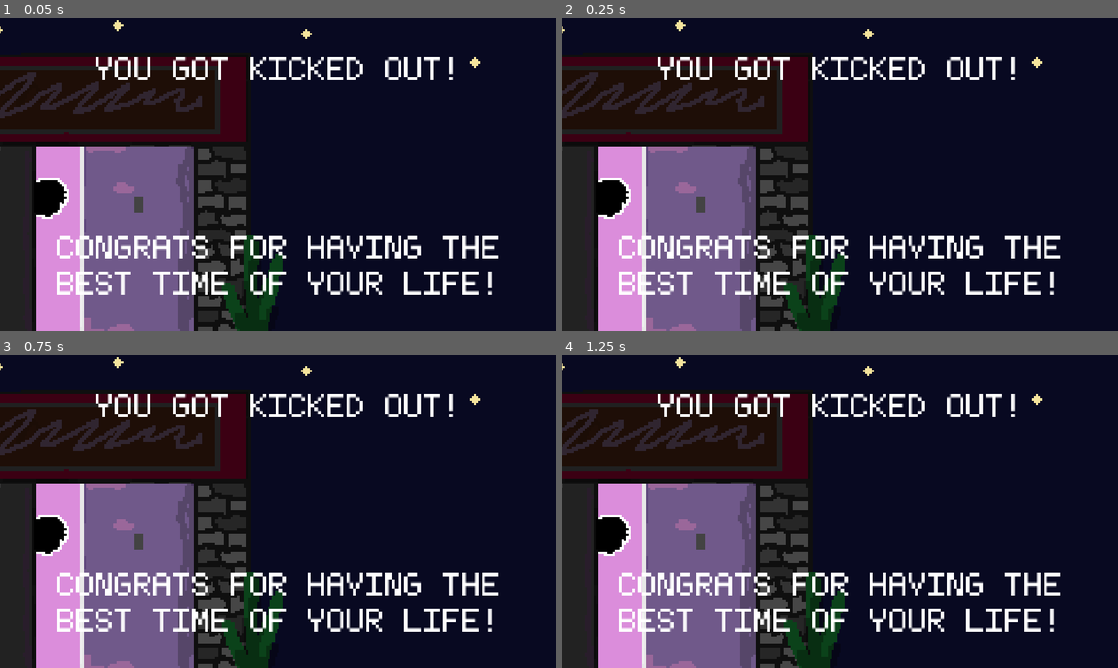
Above: before the commit, frames 1-4 (two rows, left to right).
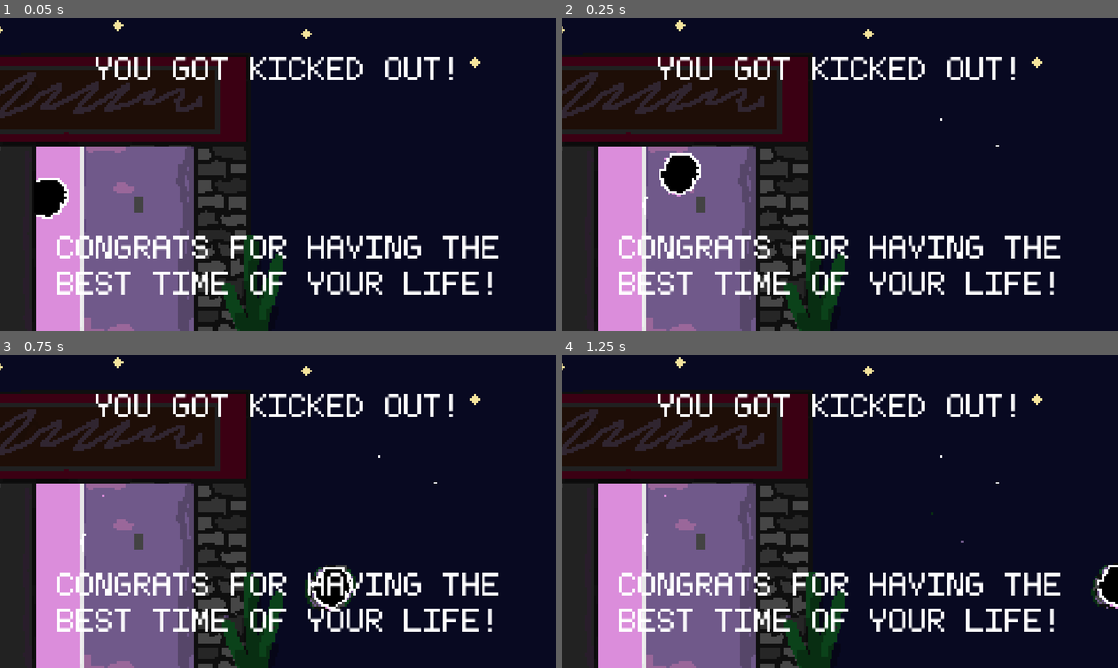
Above: after the commit, the same moments.

Repository: jyatch/bouncer-game
Game: Godot game, scene res://Scenes/bounceOutofClub.tscn
Same seed, same stepped clock (60 frames per second), same inputs: the game is played once before the commit and once after it. This scene is started directly instead of the project's main scene. Sound files missing from this copy of the repository are replaced by a short silence.
Inputs (mouse positions are in pixels of both pictures, inside the frame that each line leads up to):
- Up to frame 1 (0.05 s): no input
- Up to frame 2 (0.25 s): no input
- Up to frame 3 (0.75 s): tap Enter at 0.5 s; move the mouse to (400, 495) at 0.52 s; hold D from 0.53 s (still down); tap Z at 0.6 s; click (400, 495) at 0.67 s
- Up to frame 4 (1.25 s): keep holding D; tap Space at 0.77 s

Frame 1 is identical in both runs. In frame 2, 1.5% of the frame differs, in the area x 6-79%, y 32-65%; in frame 3, 1.5%, in the area x 6-79%, y 32-88%; in frame 4, 1.2%.
Error before the commit: Parse Error: Unexpected identifier "res" in class body. (res://Scripts/bounce_outof_club.gd:17)

Commit message:
real finished

Diff:
--- a/Scripts/bounce_outof_club.gd
+++ b/Scripts/bounce_outof_club.gd
@@ -13,5 +13,4 @@
 func _on_endbounce_animation_finished() -> void:
 	await get_tree().create_timer(2.0).timeout
 	await get_tree().create_timer(3.0).timeout
-	Transition.change_scene("/Menu.tscn")
-res://Scenes
+	Transition.change_scene("res://Scenes/Menu.tscn")
